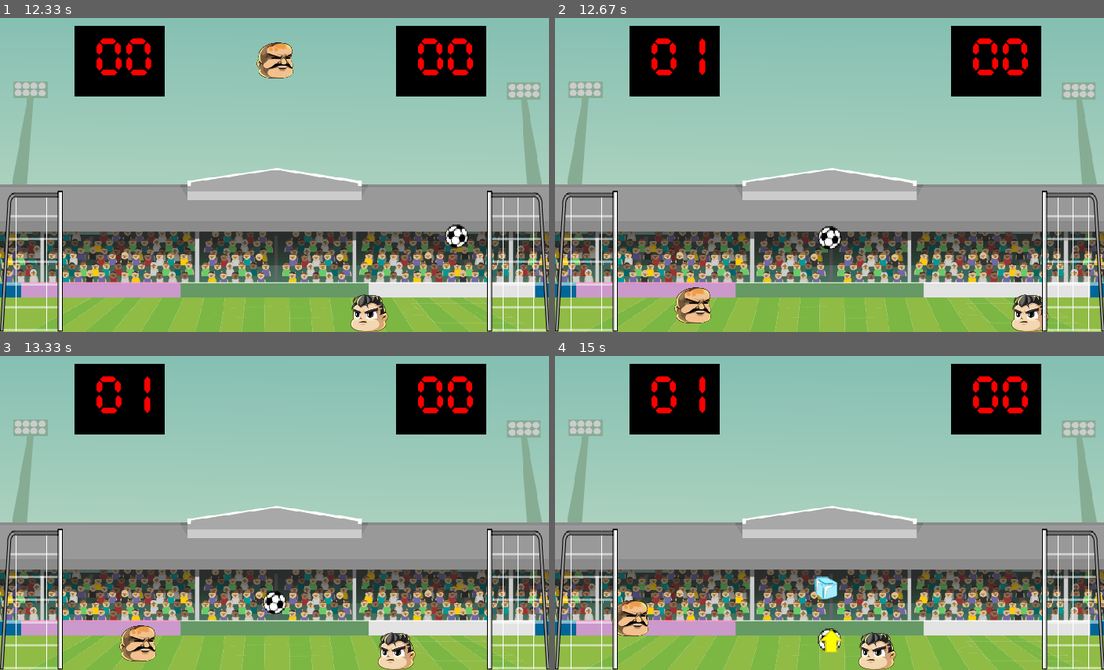
Above: before the commit, frames 1-4 (two rows, left to right).
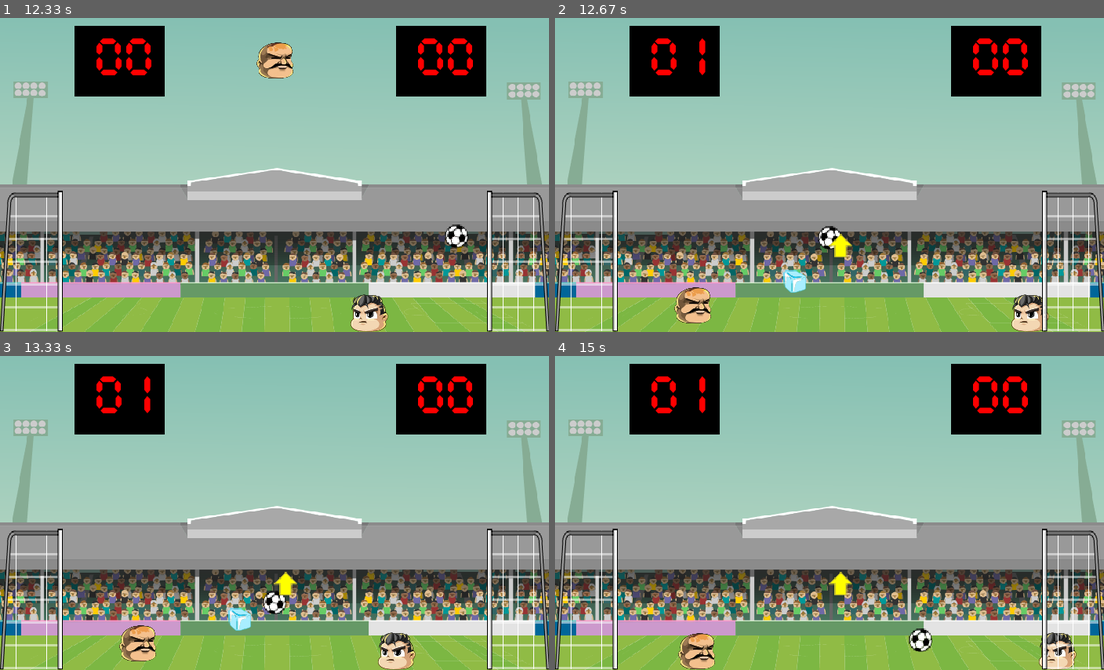
Above: after the commit, the same moments.

Repository: enricok/Head-Soccer_PyGame
Game: pygame game, started from jogo.py
Two runs of this game, one before a commit and one after it. Both use one fixed random seed, a clock stepped at 60 frames per second and the inputs below.
Inputs:
- Up to frame 1 (12.33 s): tap Space at 0.33 s; hold Up 9.63-10.1 s; hold Right 10.13-10.6 s; hold Left 10.63-11.17 s; hold Left 11.2-11.6 s; hold Up 11.63-12 s; hold W 11.63-12 s; hold Right from 12.03 s (still down); hold D from 12.03 s (still down)
- Up to frame 2 (12.67 s): keep holding Right; keep holding D
- Up to frame 3 (13.33 s): release Right at 12.67 s; release D at 12.67 s; hold Left 12.7-13.17 s; hold A 12.7-13.17 s; hold Right from 13.2 s (still down); hold D from 13.2 s (still down)
- Up to frame 4 (15 s): release Right at 13.67 s; release D at 13.67 s; hold Up 13.7-14 s; hold W 13.7-14 s; hold Right 14.03-14.5 s; hold D 14.03-14.5 s; hold Left from 14.53 s (still down); hold A from 14.53 s (still down)

Frame 1 is identical in both runs. In frame 2, 0.4% of the frame differs, in the area x 41-55%, y 68-88%; in frame 3, 0.4%; in frame 4, 3.4%, in the area x 10-95%, y 68-100%.

Commit message:
controlar velocidade que os poderes aparecem.

Diff:
--- a/jogo.py
+++ b/jogo.py
@@ -87,6 +87,7 @@
         self.jumping = False
 
         self.pontuacao = 0
+        self.pontuacao_anterior = 0
 
         self.frozen = False
         self.frozen_count = 0
@@ -126,10 +127,21 @@
             player2.frozen_count = pygame.time.get_ticks()
             todos_sprites.remove(freeze)
 
-        if self.frozen and pygame.time.get_ticks() - self.frozen_count > 3000:
+        if self.frozen and pygame.time.get_ticks() - self.frozen_count > 2000:
             self.frozen = False
             self.frozen_count = 0
-            todos_sprites.add(freeze)
+
+        if player1.pontuacao_anterior < player1.pontuacao:
+            freeze.rect.x = random.randint(180 + 20, WIDTH - 200)
+            freeze.rect.y = random.randint(180 + 70, HEIGHT - 20)
+            if freeze not in todos_sprites:
+                todos_sprites.add(freeze)
+
+        if player2.pontuacao_anterior < player2.pontuacao:
+            freeze.rect.x = random.randint(180 + 20, WIDTH - 200)
+            freeze.rect.y = random.randint(180 + 70, HEIGHT - 20)
+            if freeze not in todos_sprites:
+                todos_sprites.add(freeze)
 
         if size in todos_sprites and self.rect.colliderect(size.rect):
             player2.rect.top = 50
@@ -138,12 +150,24 @@
             player2.size_count = pygame.time.get_ticks()
             todos_sprites.remove(size)
 
-        if self.sized == True and pygame.time.get_ticks() - self.size_count > 3000:
+        if self.sized == True and pygame.time.get_ticks() - self.size_count > 2000:
             player2.rect.top = HEIGHT - 30
             player2.rect.centerx = (WIDTH / 4) * 3
             self.sized = False
-            self.size_count = 0
-            todos_sprites.add(size)
+
+        if player1.pontuacao_anterior < player1.pontuacao:
+            size.rect.x = random.randint(180 + 20, WIDTH - 200)
+            size.rect.y = random.randint(180 + 70, HEIGHT - 20)
+            if size not in todos_sprites:
+                todos_sprites.add(size)
+            player1.pontuacao_anterior = player1.pontuacao
+
+        if player2.pontuacao_anterior < player2.pontuacao:
+            size.rect.x = random.randint(180 + 20, WIDTH - 200)
+            size.rect.y = random.randint(180 + 70, HEIGHT - 20)
+            if size not in todos_sprites:
+                todos_sprites.add(size)
+            player2.pontuacao_anterior = player2.pontuacao
 
     def reset_position(self):
         #Reseta a bola e recomeca velocidades
@@ -172,6 +196,7 @@
         self.jumping = False
 
         self.pontuacao = 0
+        self.pontuacao_anterior = 0
         self.frozen = False
 
         self.frozen_count = 0
@@ -211,10 +236,21 @@
             player1.frozen_count = pygame.time.get_ticks() #usar o clock do python
             todos_sprites.remove(freeze)
 
-        if self.frozen and pygame.time.get_ticks() - self.frozen_count > 3000:
+        if self.frozen and pygame.time.get_ticks() - self.frozen_count > 2000:
             self.frozen = False
             self.frozen_count = 0
-            todos_sprites.add(freeze)
+
+        if player1.pontuacao_anterior < player1.pontuacao:
+            freeze.rect.x = random.randint(180 + 20, WIDTH - 200)
+            freeze.rect.y = random.randint(180 + 70, HEIGHT - 20)
+            if freeze not in todos_sprites:
+                todos_sprites.add(freeze)
+
+        if player2.pontuacao_anterior < player2.pontuacao:
+            freeze.rect.x = random.randint(180 + 20, WIDTH - 200)
+            freeze.rect.y = random.randint(180 + 70, HEIGHT - 20)
+            if freeze not in todos_sprites:
+                todos_sprites.add(freeze)
 
         if size in todos_sprites and self.rect.colliderect(size.rect):
             player1.rect.top = 50
@@ -223,12 +259,24 @@
             player1.size_count = pygame.time.get_ticks()
             todos_sprites.remove(size)
 
-        if self.sized == True and pygame.time.get_ticks() - self.size_count > 3000:
+        if self.sized == True and pygame.time.get_ticks() - self.size_count > 2000:
             player1.rect.top = HEIGHT - 30
             player1.rect.centerx = (WIDTH / 4) * 3
             self.sized = False
-            self.size_count = 0
-            todos_sprites.add (size)
+
+        if player1.pontuacao_anterior < player1.pontuacao:
+            size.rect.x = random.randint(180 + 20, WIDTH - 200)
+            size.rect.y = random.randint(180 + 70, HEIGHT - 20)
+            if size not in todos_sprites:
+                todos_sprites.add(size)
+            player1.pontuacao_anterior = player1.pontuacao
+
+        if player2.pontuacao_anterior < player2.pontuacao:
+            size.rect.x = random.randint(180 + 20, WIDTH - 200)
+            size.rect.y = random.randint(180 + 70, HEIGHT - 20)
+            if size not in todos_sprites:
+                todos_sprites.add(size)
+            player2.pontuacao_anterior = player2.pontuacao
 
     def reset_position(self):
         #Reseta a bola e recomeca velocidades
@@ -236,7 +284,6 @@
         self.rect.bottom = HEIGHT - 10
         player1.rect.centerx = (WIDTH / 4) * 3
         player1.rect.bottom = HEIGHT - 10
-
 
 # ----- Função do movimento da Bola
 class Bola (pygame.sprite.Sprite):
@@ -329,7 +376,7 @@
         self.rect.centerx = 40
         self.rect.bottom = HEIGHT
 
-        self.travessao_rect = pygame.Rect(self.rect.x, self.rect.y, self.rect.width, 9) #travessão (rect)
+        self.travessao_rect = pygame.Rect(self.rect.x, self.rect.y, self.rect.width, 10) #travessão (rect)
 
 class Gol2 (pygame.sprite.Sprite):
     def __init__(self, img):
@@ -341,7 +388,7 @@
         self.rect.centerx = WIDTH - 40
         self.rect.bottom = HEIGHT
 
-        self.travessao_rect = pygame.Rect(self.rect.x, self.rect.y, self.rect.width, 9) #travessão (rect)
+        self.travessao_rect = pygame.Rect(self.rect.x, self.rect.y, self.rect.width, 10) #travessão (rect)
 
 class Freeze (pygame.sprite.Sprite):
     def __init__(self, img):
